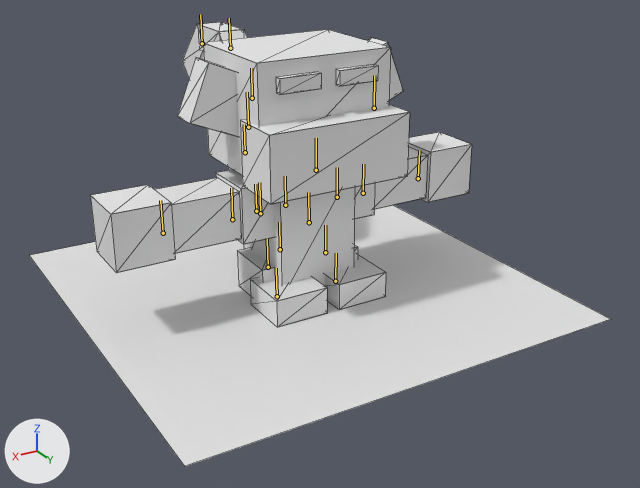
The Blender file Pandamonium3DPlat/Content/Models/Characters/Enemies/MonkeyRig/monkeyEnemyAnim.blend, before and after one commit.
Both versions are drawn from a 50 mm lens placed at (1.85, 3.29, 1.77), pointed at (-0.05, 0.12, 0.18). The axes (+X, +Y, +Z) are drawn at lower left. The lights are the same throughout. The bones that bend it are drawn over the model as lines. Mesh edges are drawn as thin lines.
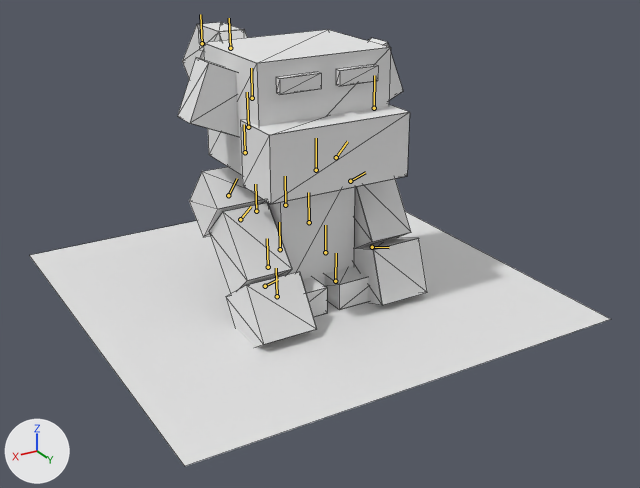
The newer file adds an action. The first version stands in its rest pose; the second is drawn at frame 1 of the action 'Monkey EnemyAction.001'.

Boxes [x1, y1, x2, y2] around the edits, measured in the pictures (640 x 488 px):
'Mesh_0.001', posed (35% narrower, 7% taller): before [90, 22, 472, 327]; after [178, 22, 427, 347]
bone 'Shoulder_L', root to tip: before (337, 197) to (337, 167); after (336, 157) to (347, 141)
bone 'ForeArm_L', root to tip: before (363, 193) to (363, 164); after (350, 181) to (365, 172)
bone 'Hand_L', root to tip: before (418, 178) to (419, 150); after (372, 247) to (389, 247)
bone 'Shoulder_R', root to tip: before (260, 213) to (259, 182); after (228, 195) to (237, 178)
bone 'ForeArm_R', root to tip: before (232, 219) to (231, 188); after (240, 219) to (251, 206)
bone 'Hand_R', root to tip: before (163, 233) to (160, 200); after (265, 286) to (278, 279)

The change, as a list of edits to the scene's bpy script:
```text
Change bone_shoulder_l:
    where bone_shoulder_l = bpy.data.objects['Monkey Enemy'].pose.bones['Shoulder_L']  # child of 'Monkey Enemy'
    bone_shoulder_l.location: (0.0, 0.0, 0.0) -> (-0.087, 0.136, 0.148)
    bone_shoulder_l.rotation_quaternion: (1.0, 0.0, 0.0, 0.0) -> (0.657, -0.262, -0.657, 0.262)  # degrees (0, 0, 0) -> degrees (-90, -46, 90)
Change bone_forearm_l:
    where bone_forearm_l = bpy.data.objects['Monkey Enemy'].pose.bones['ForeArm_L']  # child of 'Monkey Enemy'
    bone_forearm_l.location: (0.0, 0.0, 0.0) -> (0.058, 0.065, 0.019)
    bone_forearm_l.rotation_quaternion: (1.0, 0.0, 0.0, 0.0) -> (0.619, -0.342, -0.619, 0.342)  # degrees (0, 0, 0) -> degrees (-90, -32, 90)
Change bone_hand_l:
    where bone_hand_l = bpy.data.objects['Monkey Enemy'].pose.bones['Hand_L']  # child of 'Monkey Enemy'
    bone_hand_l.location: (0.0, 0.0, 0.0) -> (0.378, -0.214, -0.167)
    bone_hand_l.rotation_quaternion: (1.0, 0.0, 0.0, 0.0) -> (0.576, -0.41, -0.576, 0.41)  # degrees (0, 0, 0) -> degrees (-90, -19, 90)
Change bone_shoulder_r:
    where bone_shoulder_r = bpy.data.objects['Monkey Enemy'].pose.bones['Shoulder_R']  # child of 'Monkey Enemy'
    bone_shoulder_r.location: (0.0, 0.0, 0.0) -> (0.081, 0.053, 0.149)
    bone_shoulder_r.rotation_quaternion: (1.0, 0.0, 0.0, 0.0) -> (0.661, -0.25, 0.661, -0.25)  # degrees (0, 0, 0) -> degrees (-90, 49, -90)
Change bone_forearm_r:
    where bone_forearm_r = bpy.data.objects['Monkey Enemy'].pose.bones['ForeArm_R']  # child of 'Monkey Enemy'
    bone_forearm_r.location: (0.0, 0.0, 0.0) -> (-0.055, -0.025, 0.034)
    bone_forearm_r.rotation_quaternion: (1.0, 0.0, 0.0, 0.0) -> (0.647, -0.286, 0.647, -0.286)  # degrees (0, 0, 0) -> degrees (-90, 42, -90)
Change bone_hand_r:
    where bone_hand_r = bpy.data.objects['Monkey Enemy'].pose.bones['Hand_R']  # child of 'Monkey Enemy'
    bone_hand_r.location: (0.0, 0.0, 0.0) -> (-0.375, -0.262, -0.183)
    bone_hand_r.rotation_quaternion: (1.0, 0.0, 0.0, 0.0) -> (0.625, -0.331, 0.625, -0.331)  # degrees (0, 0, 0) -> degrees (-90, 34, -90)
```
